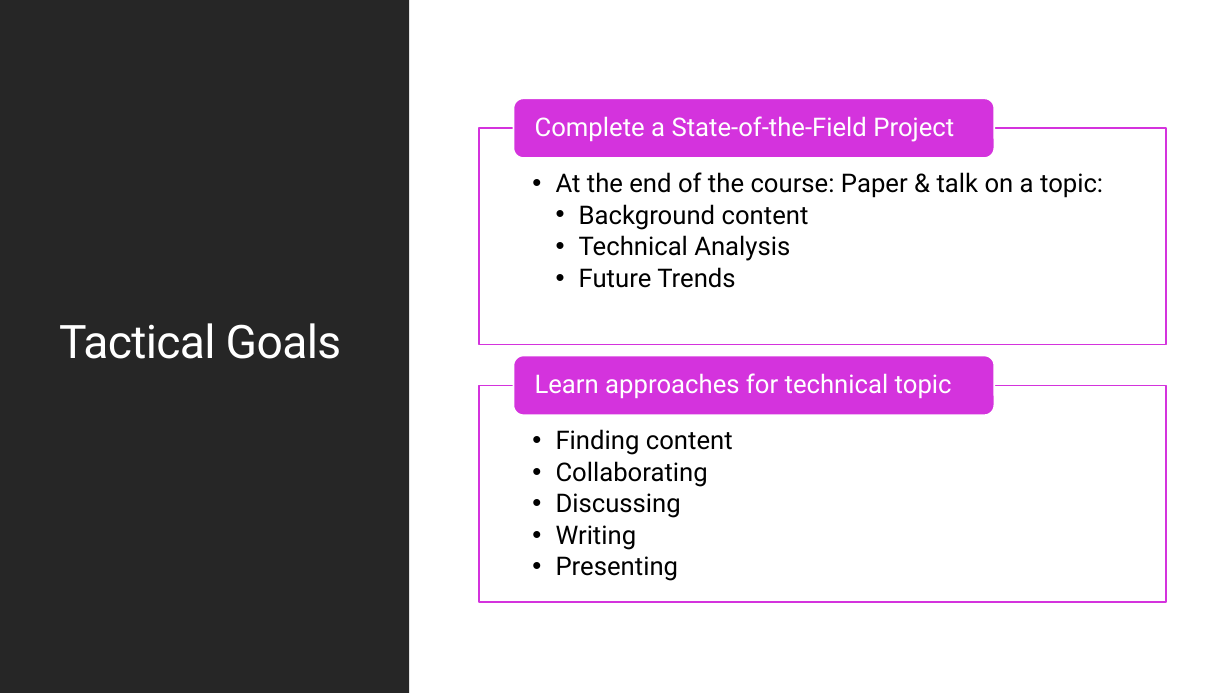
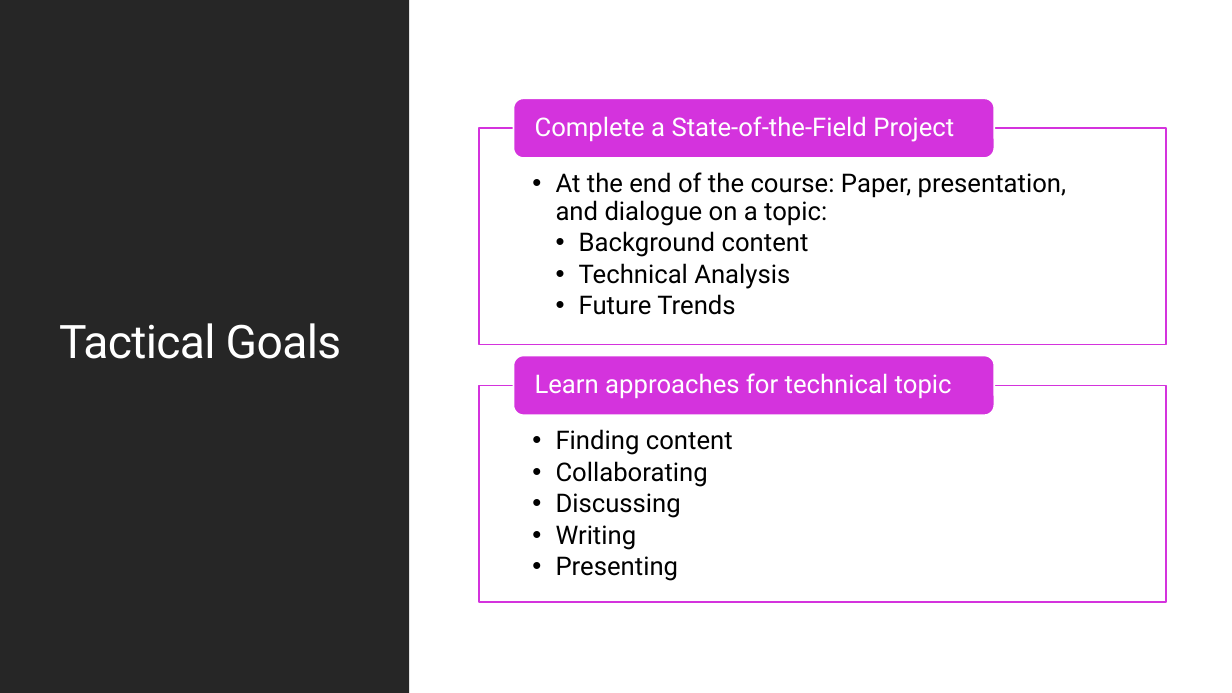
Before and after one commit to maherou/Teaching, a slide deck: slide 2 of files/CS373/IntroToCompSciResearch.pptx. Drawn at 1232x693 pixels with LibreOffice and Linux fonts; fonts in the diff are those of the drawing. Boxes give left, top, right and bottom in pixels: in the first picture for what was removed or moved away, otherwise in the second. Text is boxed around its words. In the diff, an @@ line names an element or a change of style, - is before the commit and + after.

```diff
--- a/files/CS373/IntroToCompSciResearch.pptx
+++ b/files/CS373/IntroToCompSciResearch.pptx
@@ text at [556,172,1066,226]: text changed @@
-  • At the end of the course: Paper & talk on a topic:
+  • At the end of the course: Paper, presentation, and dialogue on a topic:
```
Also in this commit, not shown: 3 other slides changed, 1 slide added, 8 other files.
